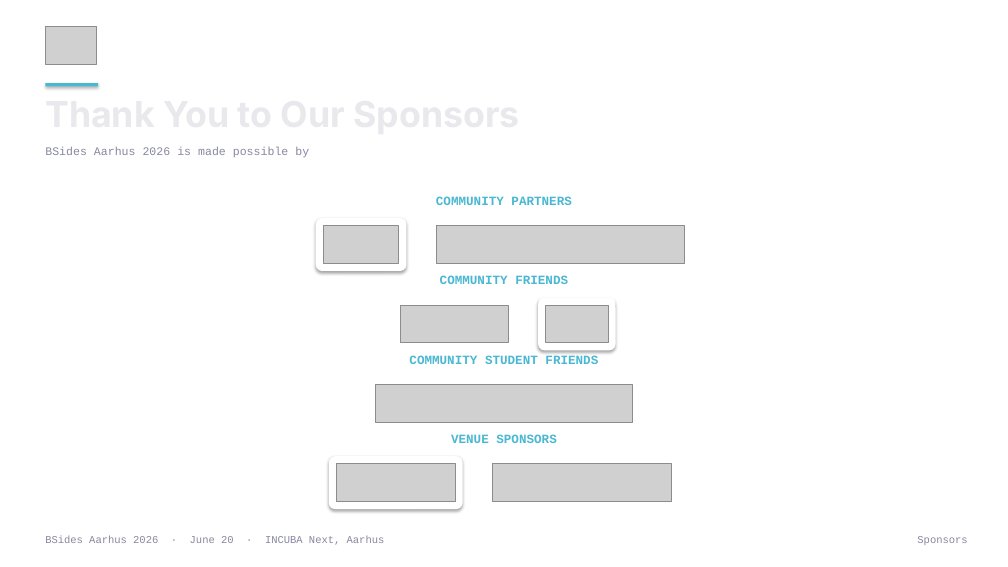
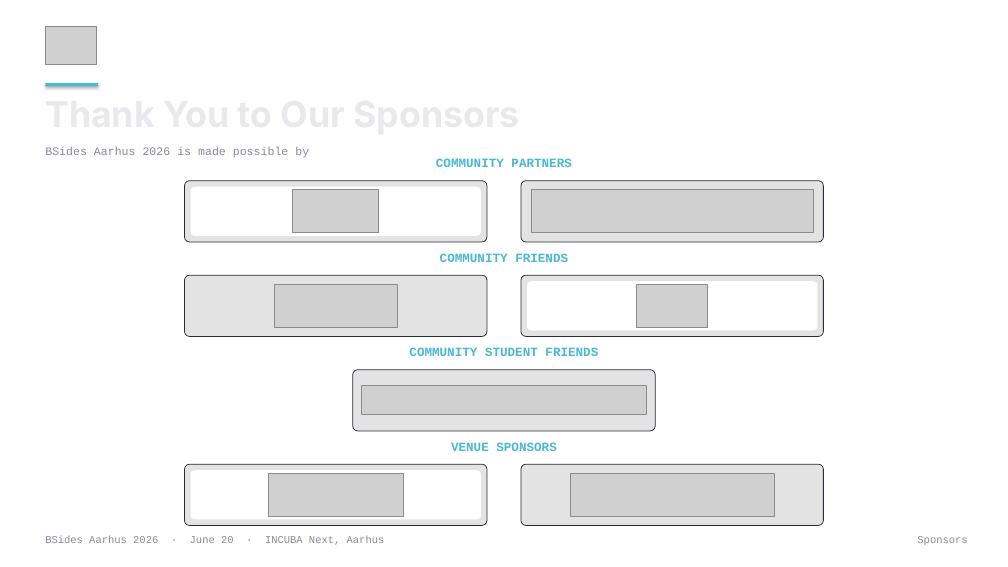
Before and after one commit to BSides-Aarhus/Website-2026, a slide deck: slide 6 of Plans/template-output/bsides-aarhus-2026-template.pptx. Drawn at 1008x567 pixels with LibreOffice and Linux fonts; fonts in the diff are those of the drawing; grey boxes stand for pictures; background and template pictures are left out. Boxes give left, top, right and bottom in pixels: in the first picture for what was removed or moved away, otherwise in the second. Text is boxed around its words. In the diff, an @@ line names an element or a change of style, - is before the commit and + after.

Commit message:
feat: enhance sponsor logo display with uniform card sizing and improved layout

```diff
--- a/Plans/template-output/bsides-aarhus-2026-template.pptx
+++ b/Plans/template-output/bsides-aarhus-2026-template.pptx
@@ text "COMMUNITY PARTNERS": place and size @@
-text "COMMUNITY PARTNERS" at [436, 196, 571, 205]
+text "COMMUNITY PARTNERS" at [436, 158, 571, 167]
@@ rounded rectangle added at [185, 181, 487, 242], fill #1A1A25 at 12% opacity, outline #2A2A3A 0.75 pt @@
@@ rounded rectangle: place and size @@
-rounded rectangle at [316, 218, 407, 271]
+rounded rectangle at [191, 187, 481, 236]
@@ picture: place and size @@
-picture at [324, 225, 399, 263]
+picture at [293, 190, 379, 233]
@@ rounded rectangle added at [521, 181, 823, 242], fill #1A1A25 at 12% opacity, outline #2A2A3A 0.75 pt @@
@@ picture: place and size @@
-picture at [437, 225, 685, 263]
+picture at [531, 190, 814, 233]
@@ text "COMMUNITY FRIENDS": place and size @@
-text "COMMUNITY FRIENDS" at [440, 275, 568, 284]
+text "COMMUNITY FRIENDS" at [440, 253, 568, 262]
@@ rounded rectangle added at [185, 275, 487, 337], fill #1A1A25 at 12% opacity, outline #2A2A3A 0.75 pt @@
@@ picture: place and size @@
-picture at [400, 305, 508, 343]
+picture at [274, 284, 398, 327]
@@ rounded rectangle added at [521, 275, 823, 337], fill #1A1A25 at 12% opacity, outline #2A2A3A 0.75 pt @@
@@ shadow off; proportions changed in 3 elements at [191, 470, 481, 520], [191, 187, 481, 236], [527, 281, 817, 330] @@
@@ rounded rectangle: place and size @@
-rounded rectangle at [538, 297, 616, 350]
+rounded rectangle at [527, 281, 817, 330]
@@ picture: place and size @@
-picture at [546, 305, 608, 343]
+picture at [637, 284, 708, 327]
@@ text "COMMUNITY STUDENT FRIENDS": place and size @@
-text "COMMUNITY STUDENT FRIENDS" at [409, 355, 598, 364]
+text "COMMUNITY STUDENT FRIENDS" at [409, 347, 598, 356]
@@ rounded rectangle added at [353, 370, 656, 431], fill #1A1A25 at 12% opacity, outline #2A2A3A 0.75 pt @@
@@ picture: place and size @@
-picture at [376, 384, 633, 422]
+picture at [362, 386, 647, 414]
@@ text "VENUE SPONSORS": place and size @@
-text "VENUE SPONSORS" at [451, 434, 556, 443]
+text "VENUE SPONSORS" at [451, 442, 556, 451]
@@ rounded rectangle added at [185, 464, 487, 526], fill #1A1A25 at 12% opacity, outline #2A2A3A 0.75 pt @@
@@ rounded rectangle: place and size @@
-rounded rectangle at [329, 457, 463, 510]
+rounded rectangle at [191, 470, 481, 520]
@@ picture: place and size @@
-picture at [337, 464, 455, 501]
+picture at [268, 473, 404, 516]
@@ rounded rectangle added at [521, 464, 823, 526], fill #1A1A25 at 12% opacity, outline #2A2A3A 0.75 pt @@
@@ picture: place and size @@
-picture at [493, 464, 671, 501]
+picture at [570, 473, 774, 516]
```
Also in this commit, not shown: 1 other file.
